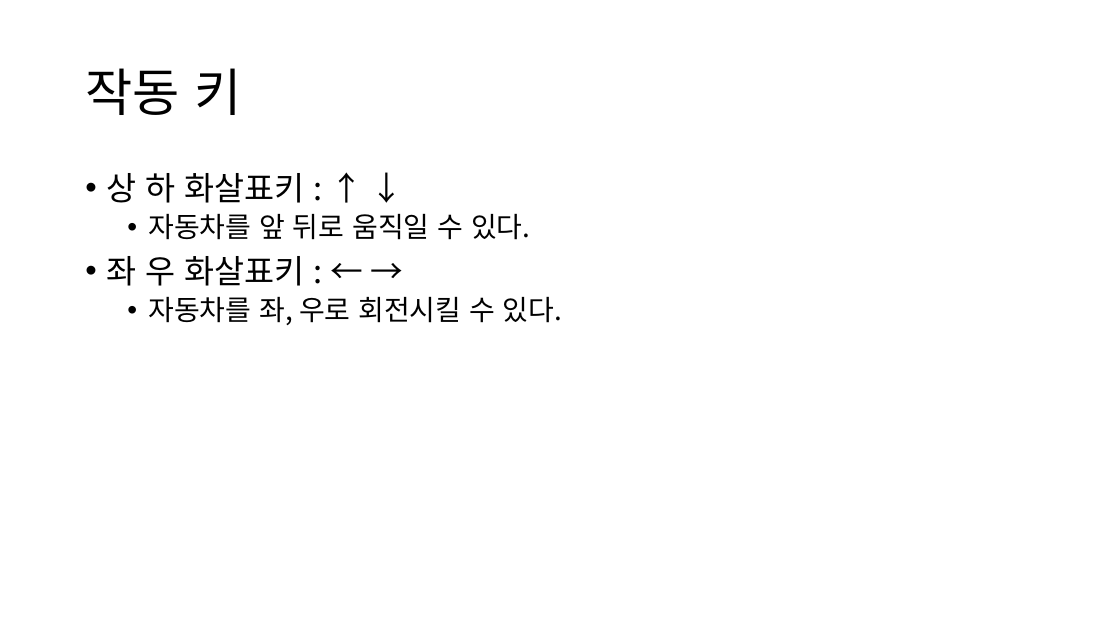
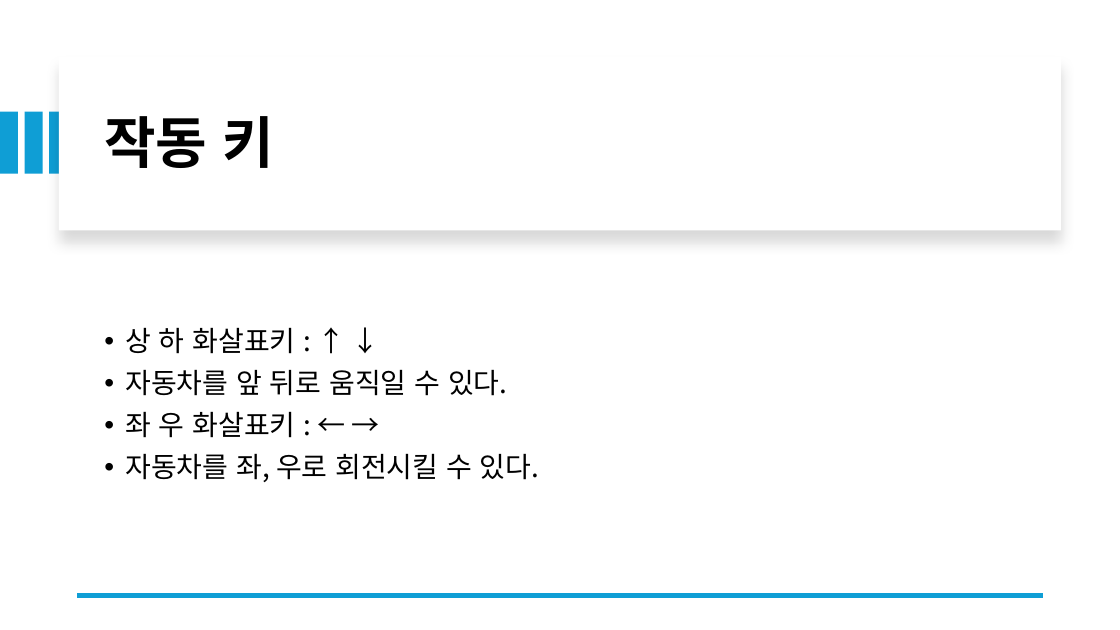
Before and after one commit to kyonghwa1916/OpenGL_Termproject, a slide deck: slide 5 of Night Street Driving Simulator.pptx. Drawn at 1120x630 pixels with LibreOffice and Linux fonts; fonts in the diff are those of the drawing. Boxes give left, top, right and bottom in pixels: in the first picture for what was removed or moved away, otherwise in the second. Text is boxed around its words. In the diff, an @@ line names an element or a change of style, - is before the commit and + after.

```diff
--- a/Night Street Driving Simulator.pptx
+++ b/Night Street Driving Simulator.pptx
@@ rectangle added at [59, 56, 1061, 230], fill #FFFFFF @@
@@ title "작동 키": place and size @@
-title "작동 키" at [85, 68, 241, 115]
+title "작동 키" at [104, 116, 275, 168]
@@ title "작동 키" at [104, 116, 275, 168]: size 44 to 48 pt, bold on @@
@@ rectangle added at [0, 112, 18, 174], fill #0F9ED5 @@
@@ rectangle added at [24, 112, 42, 174], fill #0F9ED5 @@
@@ rectangle added at [50, 112, 67, 174], fill #0F9ED5 @@
@@ text "상 하 화살표키 : ↑ ...": place and size @@
-text "상 하 화살표키 : ↑ ..." at [106, 173, 562, 325]
+text "상 하 화살표키 : ↑ ..." at [125, 327, 539, 482]
@@ text "상 하 화살표키 : ↑ ..." at [125, 327, 539, 482]: size 28 to 24 pt in "상 하 화살표키 : ↑ ↓", "좌 우 화살표키 : ← →"; list level 2 to 1 in "자동차를 앞 뒤로 움직일 수 ..."; list level 2 to 1 in "자동차를 좌, 우로 회전시킬 수 ..."; vertical alignment top to middle @@
@@ line added from (1044, 596) to (77, 596), #0F9ED5 4.5 pt @@
```
Also in this commit, not shown: 5 other slides changed, 1 other file.
